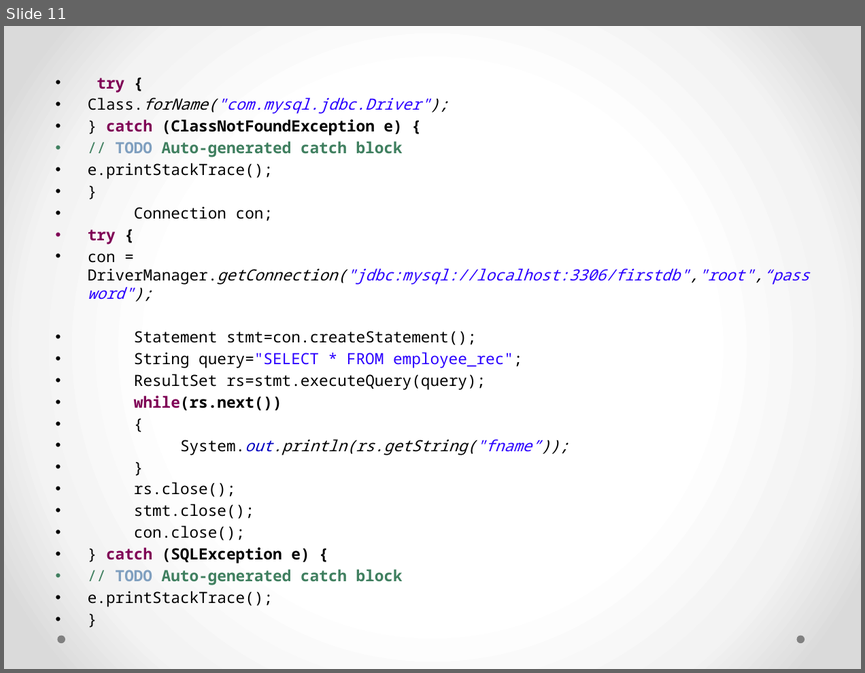
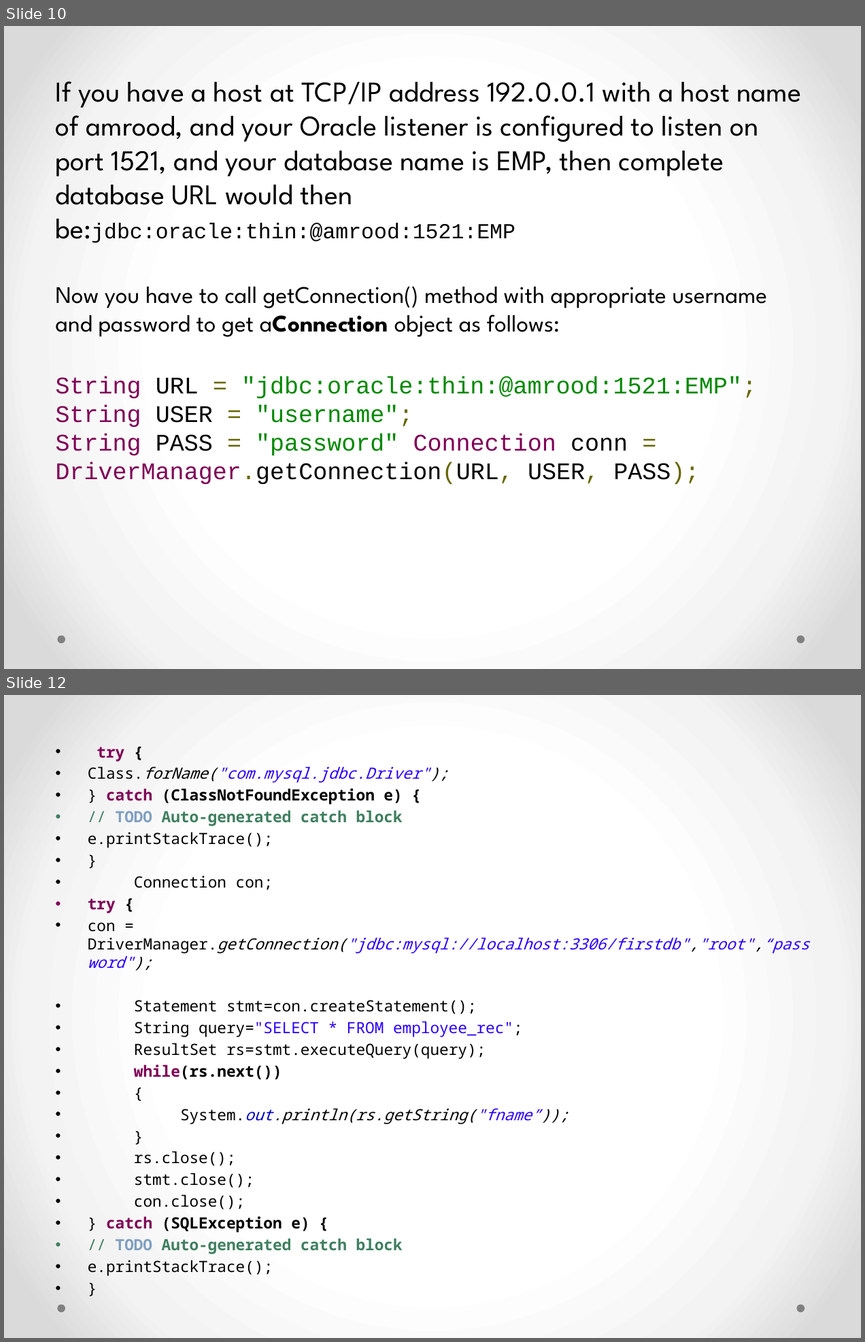
Before and after one commit to srinivasnangunuri/GitRep, a slide deck: JDBC/Introduction to JDBC.pptx. Shown one above the other, each under a label of ours: slide 11 before the commit, slides 10 and 12 after it; the slides between them are not shown. The pictures are 865x673 and 865x1342 pixels, drawn with LibreOffice and Linux fonts; fonts in the diff are those of the drawing. Boxes give left, top, right and bottom in pixels: in the first picture for what was removed or moved away, otherwise in the second. Text is boxed around its words. In the diff, an @@ line names an element or a change of style, - is before the commit and + after.

```diff
--- a/JDBC/Introduction to JDBC.pptx
+++ b/JDBC/Introduction to JDBC.pptx
@@ slide 10 added at [4, 26, 861, 669], background gradient #FFFFFF to #F4F4F4 to #DADADA; not listed: 2 template elements that a slide beside it also shows @@
@@ text added at [56, 81, 802, 484], 20 pt, text #000000 @@
+If you have a host at TCP/IP address 192.0.0.1 with a host name of amrood, and your Oracle listener is configured to listen on port 1521, and your database name is EMP, then complete database URL would then be:jdbc:oracle:thin:@amrood:1521:EMP
+Now you have to call getConnection() method with appropriate username and password to get aConnection object as follows:
+String URL = "jdbc:oracle:thin:@amrood:1521:EMP";
+String USER = "username";
+String PASS = "password" Connection conn = DriverManager.getConnection(URL, USER, PASS);
@@ what was slide 11 is now slide 12 @@
```
Also in this commit, not shown: 19 slides changed, 1 other file.
